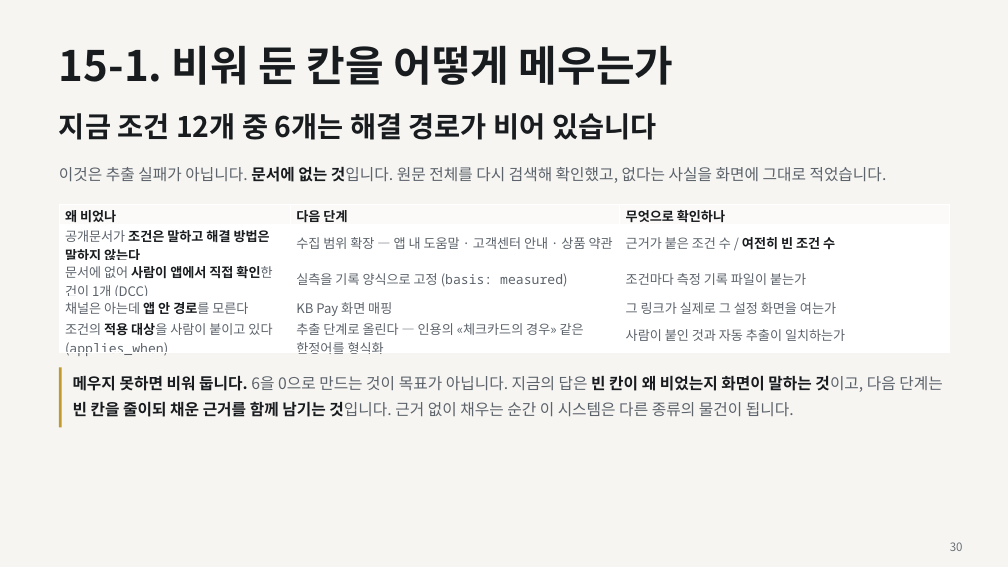
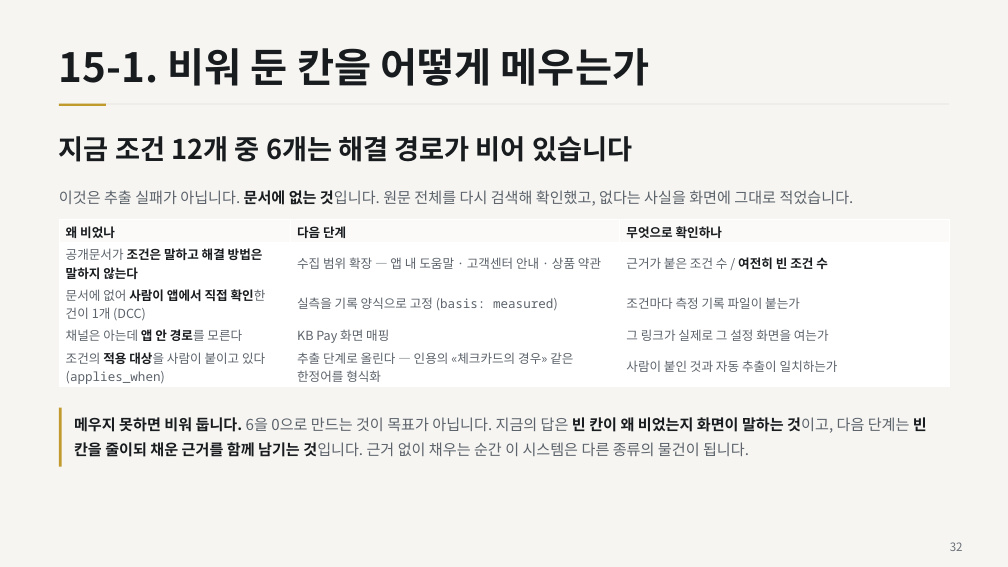
Before and after one commit to ChoHyeonChan/kb-ai-challenge-2026, a slide deck: slide 32 of docs/기술설명서.pptx (slide 30 before the commit). Drawn at 1008x567 pixels with LibreOffice and Linux fonts; fonts in the diff are those of the drawing. Boxes give left, top, right and bottom in pixels: in the first picture for what was removed or moved away, otherwise in the second. Text is boxed around its words. In the diff, an @@ line names an element or a change of style, - is before the commit and + after.

```diff
--- a/docs/기술설명서.pptx
+++ b/docs/기술설명서.pptx
@@ text "15-1. 비워 둔 칸을 어떻게 ..." at (59, 48, 649, 86): size 40 to 38.4 pt; line spacing 1 to 1.05 @@
@@ rectangle added at (59, 104, 949, 104), fill #E4E1DB @@
@@ rectangle added at (59, 104, 106, 106), fill #C19A2E @@
@@ text "지금 조건 12개 중 6개는 ...": place and size @@
-text "지금 조건 12개 중 6개는 ..." at (59, 113, 656, 140)
+text "지금 조건 12개 중 6개는 ..." at (59, 136, 632, 162)
@@ text "지금 조건 12개 중 6개는 ..." at (59, 136, 632, 162): size 27 to 25.9 pt; line spacing 1 to 1.05 @@
@@ text "이것은 추출 실패가 아닙니다. 문서에 ...": place and size @@
-text "이것은 추출 실패가 아닙니다. 문서에 ..." at (59, 166, 887, 183)
+text "이것은 추출 실패가 아닙니다. 문서에 ..." at (59, 190, 854, 206)
@@ text "이것은 추출 실패가 아닙니다. 문서에 ..." at (59, 190, 854, 206): size 15 to 14.4 pt @@
@@ table at (59, 220, 950, 388) @@
@@ size 12.5 to 12 pt @@
@@ table: place and size @@
-table at (59, 204, 950, 360)
+table at (59, 220, 950, 388)
@@ rectangle: place and size @@
-rectangle at (59, 368, 62, 427)
+rectangle at (59, 408, 62, 467)
@@ text "메우지 못하면 비워 둡니다. 6을 ...": place and size @@
-text "메우지 못하면 비워 둡니다. 6을 ..." at (73, 375, 942, 417)
+text "메우지 못하면 비워 둡니다. 6을 ..." at (74, 417, 927, 457)
@@ text "메우지 못하면 비워 둡니다. 6을 ..." at (74, 417, 927, 457): size 15 to 14.4 pt; line spacing 1.35 to 1.4 @@
@@ text at (950, 542, 963, 551): text changed @@
-30
+32
```
Also in this commit, not shown: 33 other slides changed, 3 slides added, 1 slide removed, 2 other files.
